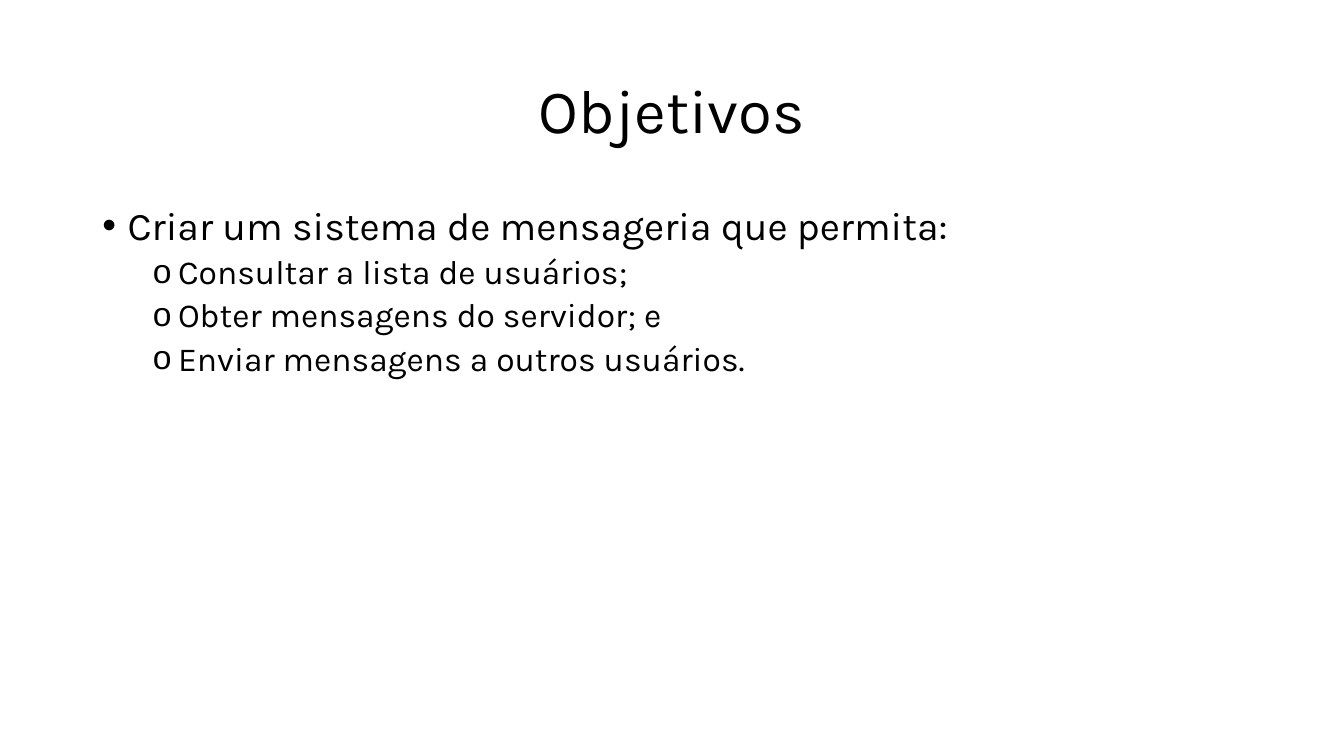
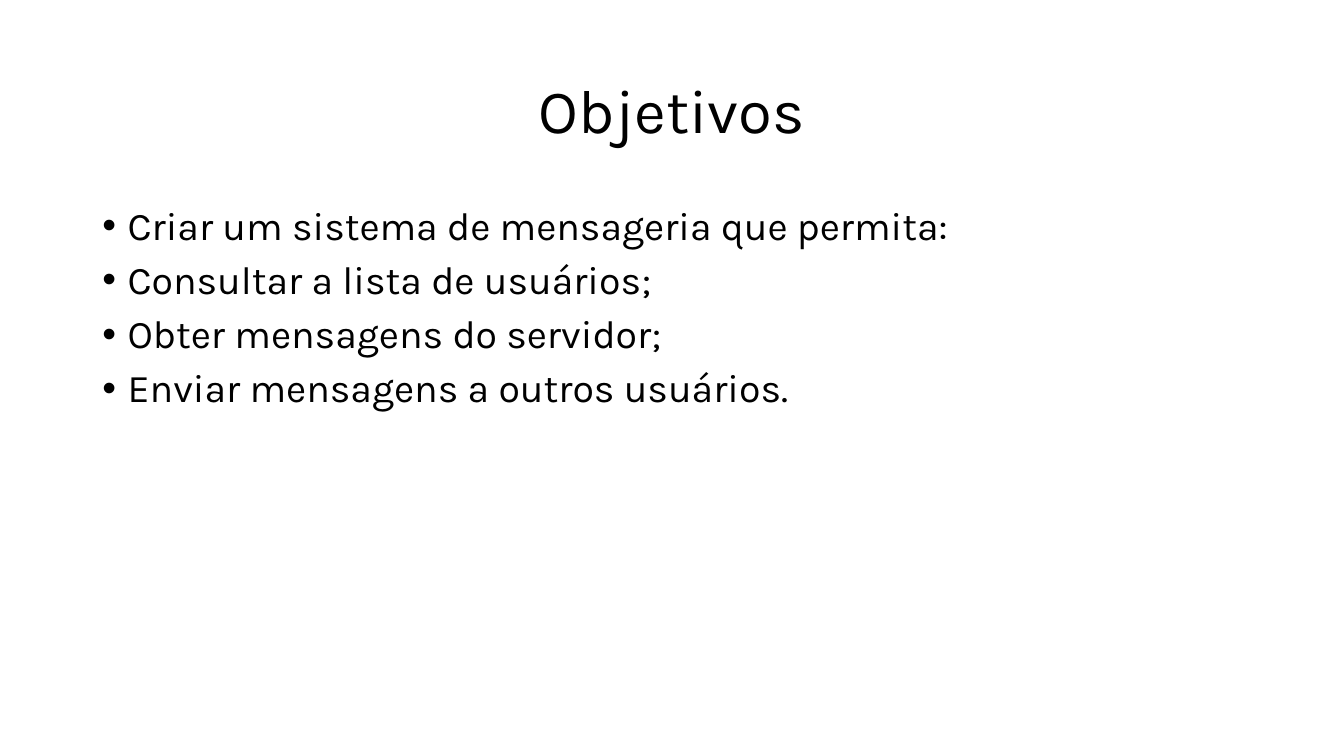
Before and after one commit to joao-martinho/trabalho_PRC_2025-2, a slide deck: slide 2 of docs/slides_hermes.odp. Drawn at 1344x756 pixels with LibreOffice and Linux fonts; fonts in the diff are those of the drawing. Boxes give left, top, right and bottom in pixels: in the first picture for what was removed or moved away, otherwise in the second. Text is boxed around its words. In the diff, an @@ line names an element or a change of style, - is before the commit and + after.

```diff
--- a/docs/slides_hermes.odp
+++ b/docs/slides_hermes.odp
@@ text at (x1=128, y1=264, x2=788, y2=412): size 24 to 28 pt in "Consultar a lista de usuários;", "Enviar mensagens a outros usuários."; bullet o to •; list level 2 to 3 in "Consultar a lista de usuários;"; list level 2 to 3 in "Enviar mensagens a outros usuários." @@
@@ text at (x1=128, y1=321, x2=661, y2=358): text changed; size 24 to 28 pt @@
-  o Obter mensagens do servidor; e
+    • Obter mensagens do servidor;
```
Also in this commit, not shown: 2 other slides changed, 1 slide added.
